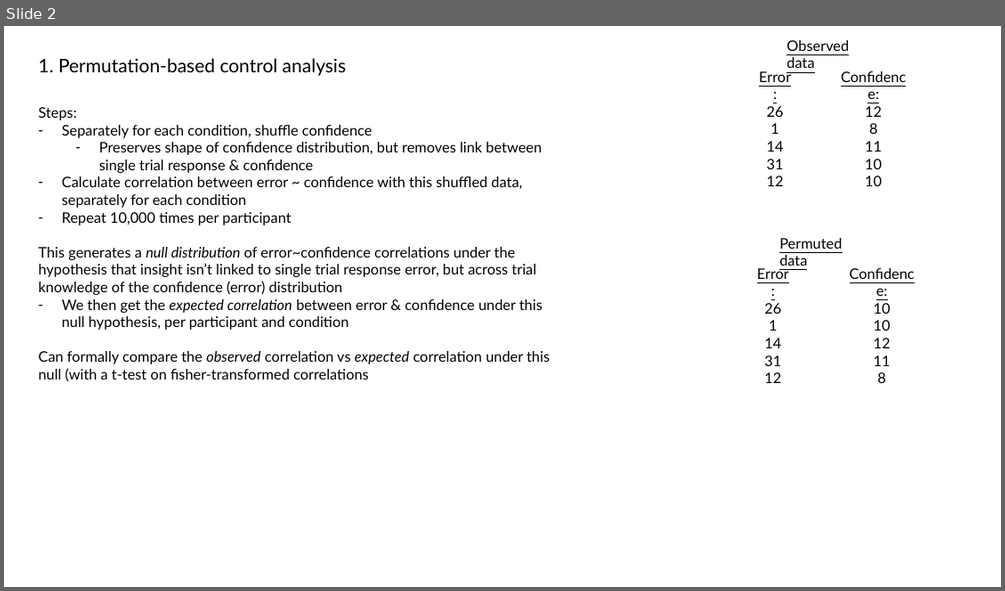
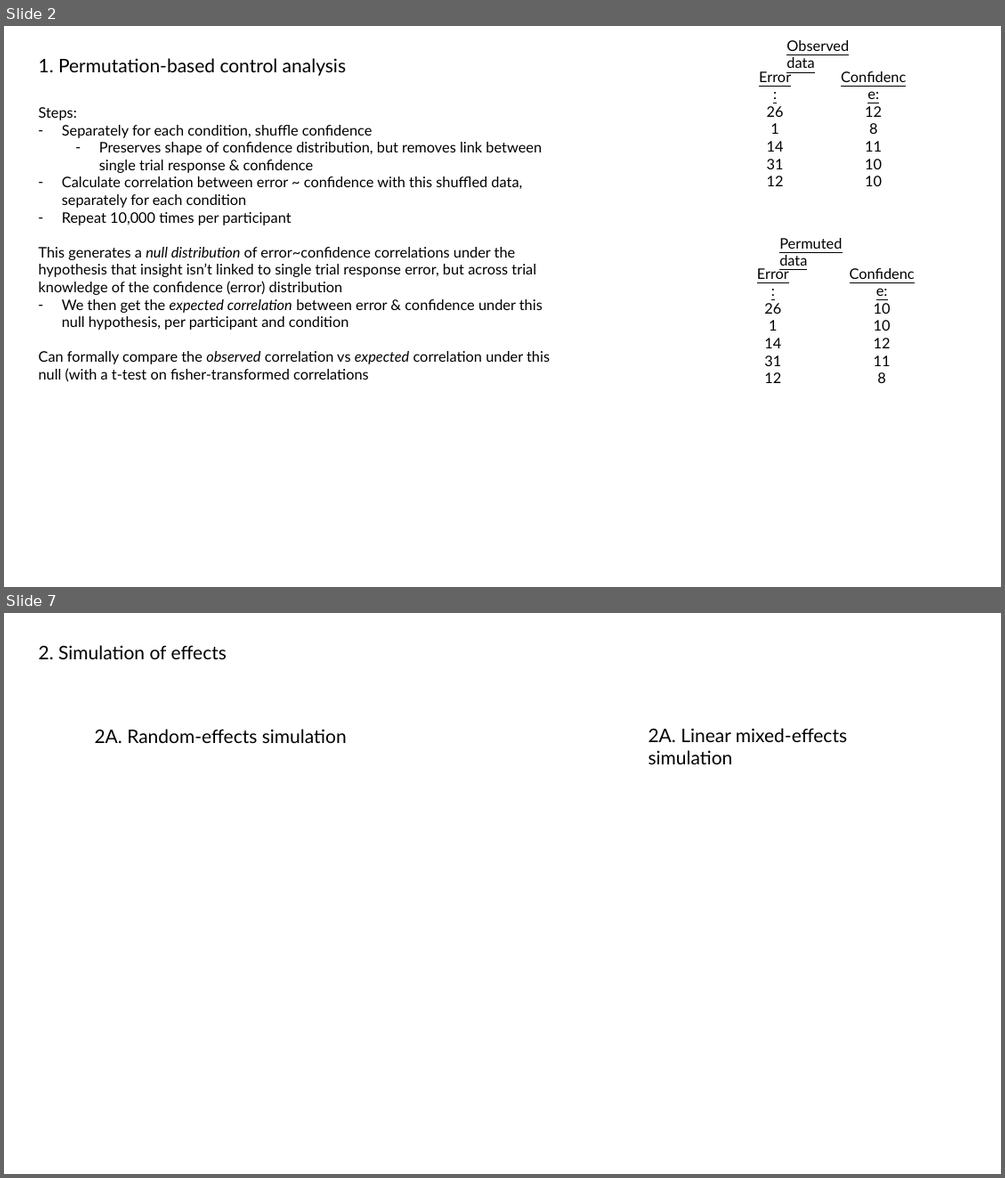
Before and after one commit to schekroud/wmConfidence_Behaviour, a slide deck: KiaMeeting_October2023pptx.pptx. Shown one above the other, each under a label of ours: slide 2 before the commit, slides 2 and 7 after it; the slides between them are not shown. The pictures are 1005x591 and 1005x1178 pixels, drawn with LibreOffice and Linux fonts; fonts in the diff are those of the drawing. Boxes give left, top, right and bottom in pixels: in the first picture for what was removed or moved away, otherwise in the second. Text is boxed around its words. In the diff, an @@ line names an element or a change of style, - is before the commit and + after.

```diff
--- a/KiaMeeting_October2023pptx.pptx
+++ b/KiaMeeting_October2023pptx.pptx
@@ slide 7 added at (4, 613, 1001, 1174), background #FFFFFF @@
@@ text added at (39, 645, 226, 659), 18 pt, text #000000 @@
+2. Simulation of effects
@@ text added at (95, 729, 347, 743), 18 pt, text #000000 @@
+2A. Random-effects simulation
@@ text added at (648, 728, 847, 764), 18 pt, text #000000 @@
+2A. Linear mixed-effects simulation
```
Also in this commit, not shown: 2 slides changed, 4 other slides added, 24 other files.
